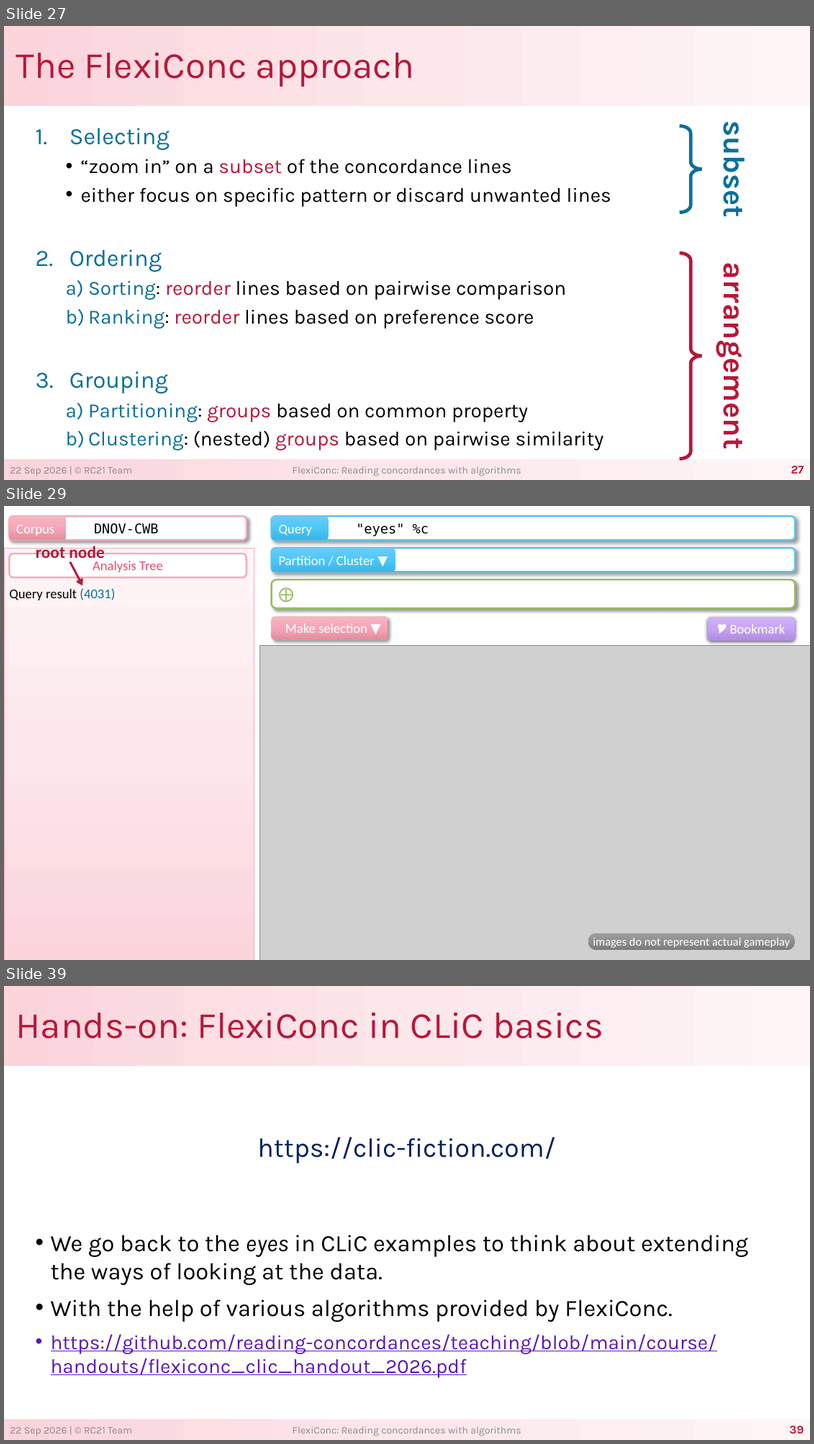
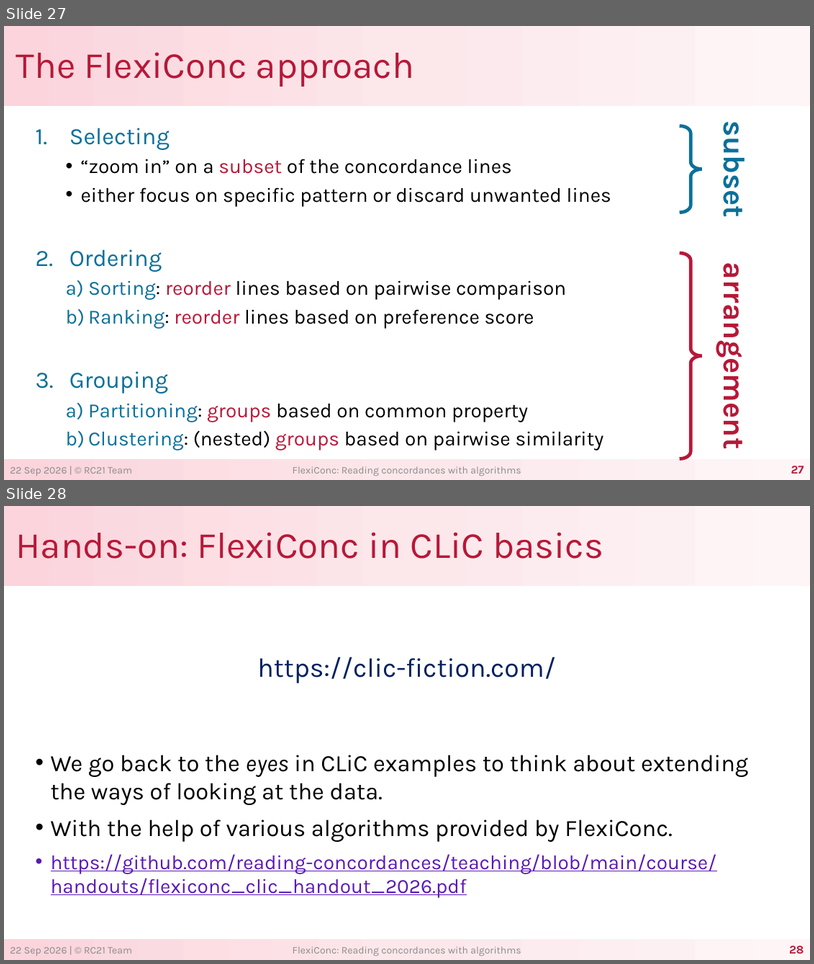
Before and after one commit to reading-concordances/teaching, a slide deck: course/slides/2_working_with_concordance_tools.pptx. Shown one above the other, each under a label of ours: slides 27, 29 and 39 before the commit, slides 27 and 28 after it; the slides between them are not shown. The pictures are 814x1444 and 814x964 pixels, drawn with LibreOffice and Linux fonts; fonts in the diff are those of the drawing; grey boxes stand for pictures. Boxes give left, top, right and bottom in pixels: in the first picture for what was removed or moved away, otherwise in the second. Text is boxed around its words. In the diff, an @@ line names an element or a change of style, - is before the commit and + after.

```diff
--- a/course/slides/2_working_with_concordance_tools.pptx
+++ b/course/slides/2_working_with_concordance_tools.pptx
@@ slide 29 removed at [4, 506, 810, 960], background #FFFFFF @@
@@ rounded rectangle removed at [10, 516, 247, 540] @@
-DNOV-CWB
@@ rounded rectangle removed at [10, 516, 67, 540] @@
-Corpus
@@ rounded rectangle removed at [271, 516, 795, 540] @@
-"eyes" %c
@@ rounded rectangle removed at [271, 516, 328, 540] @@
-Query
@@ rectangle removed at [4, 548, 254, 960] @@
@@ text removed at [36, 546, 104, 563] @@
-root node
@@ rounded rectangle removed at [271, 548, 795, 572] @@
@@ rounded rectangle removed at [271, 548, 396, 572] @@
-Partition / Cluster ▼
@@ rounded rectangle removed at [10, 554, 247, 577] @@
-Analysis Tree
@@ arrow removed from (70, 561) to (82, 585) @@
@@ text removed at [9, 588, 115, 600] @@
-Query result (4031)
@@ rounded rectangle removed at [271, 580, 795, 608] @@
@@ rounded rectangle removed at [271, 582, 297, 605] @@
-⨁
@@ rounded rectangle removed at [271, 616, 388, 640] @@
-Make selection ▼
@@ rounded rectangle removed at [708, 617, 796, 641] @@
-🎔 Bookmark
@@ picture removed at [260, 646, 810, 960] @@
@@ rounded rectangle removed at [589, 932, 795, 950] @@
-images do not represent actual gameplay
@@ what was slide 39 is now slide 28 @@
@@ page number at [790, 945, 804, 953]: text changed @@
-39
+28
```
Also in this commit, not shown: 10 other slides removed, 3 other files.
